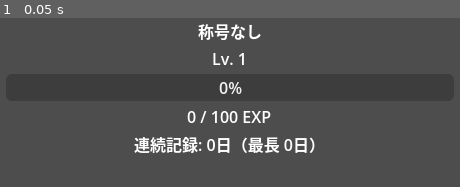
Above: before the commit, frame 1.
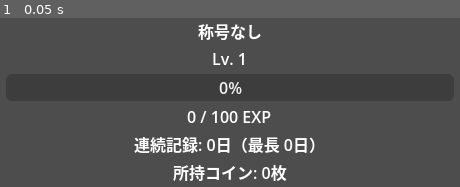
Above: after the commit, the same moment.

Repository: akki-secure/Cook-Management
Game: Godot game, scene res://scenes/Main.tscn
Same seed, same stepped clock (60 frames per second), same inputs: the game is played once before the commit and once after it. This scene is started directly instead of the project's main scene.
Inputs:
- Up to frame 1 (0.05 s): no input

The runs differ from the first frame. In frame 1, 1.0% of the frame differs, in the area x 37-63%, y 86-97%.

Commit message:
月次モンスター自動付与をガチャシステムに置き換え
計画変更: 「月1回、写真付き投稿で自動的にモンスター1体」という仕様を、
「写真付き投稿で料理コインを貯め、ガチャを回して当たればモンスター獲得
(ハズレもある)」という抽選方式に完全に置き換えた。EXP・レベル・称号の
仕組みは変更の影響を受けず、そのまま維持している。

- CoinEvent/GachaPullモデルとcoin_events/gacha_pullsテーブルを追加
- CoinGrantService(コイン付与)、GachaPullService(ガチャ抽選、コスト5
  コイン・当選確率30%をGachaRulesに集約、rolled_hit?を独立させてテスト
  でスタブ可能に)を実装
- MonthlyTitleServiceと関連テストを削除、user_monsters.acquired_year_month
  (月次1体制限のための列)も不要になったため削除
- マイページに所持コイン表示とガチャボタンを追加、/api/v1/statusにも
  coinsを追加、Godotクライアント側の表示にも反映

ブラウザで実際に写真付きレシピを複数投稿しコインを貯めた上でガチャを
複数回実行し、当たり(モンスター獲得、重複所持も許容)・ハズレ・コイン
不足によるボタン無効化の各挙動を確認済み。

Co-Authored-By: Claude Sonnet 5 <noreply@anthropic.com>

Diff:
--- a/godot-client/scenes/Main.tscn
+++ b/godot-client/scenes/Main.tscn
@@ -48,6 +48,11 @@
 text = "連続記録: 0日（最長 0日）"
 horizontal_alignment = 1
 
+[node name="CoinLabel" type="Label" parent="VBox"]
+layout_mode = 2
+text = "所持コイン: 0枚"
+horizontal_alignment = 1
+
 [node name="MonsterScroll" type="ScrollContainer" parent="VBox"]
 layout_mode = 2
 size_flags_vertical = 3
--- a/godot-client/scripts/main.gd
+++ b/godot-client/scripts/main.gd
@@ -5,6 +5,7 @@
 @onready var exp_bar: ProgressBar = $VBox/ExpBar
 @onready var exp_label: Label = $VBox/ExpLabel
 @onready var streak_label: Label = $VBox/StreakLabel
+@onready var coin_label: Label = $VBox/CoinLabel
 @onready var monster_grid: GridContainer = $VBox/MonsterScroll/MonsterGrid
 @onready var status_request: HTTPRequest = $StatusRequest
 @onready var monsters_request: HTTPRequest = $MonstersRequest
@@ -48,6 +49,7 @@
 		exp_label.text = "%d EXP (最大レベル)" % exp
 
 	streak_label.text = "連続記録: %d日（最長 %d日）" % [data["current_streak_days"], data["longest_streak_days"]]
+	coin_label.text = "所持コイン: %d枚" % data.get("coins", 0)
 
 func _on_monsters_completed(_result: int, response_code: int, _headers: PackedStringArray, body: PackedByteArray) -> void:
 	if response_code != 200:
Not shown, added: app/controllers/gacha_controller.rb
Not shown, added: app/models/coin_event.rb
Not shown, added: app/models/gacha_pull.rb
Not shown, changed: app/models/monster.rb
Not shown, changed: app/models/user.rb
Not shown, changed: app/models/user_monster.rb
Not shown, added: app/services/gamification/coin_grant_service.rb
Not shown, added: app/services/gamification/coin_rules.rb
Not shown, added: app/services/gamification/gacha_pull_service.rb
Not shown, added: app/services/gamification/gacha_rules.rb
Not shown, removed: app/services/gamification/monthly_title_service.rb
Not shown, changed: app/services/gamification/recipe_post_exp_service.rb
(and 15 more such lines)
